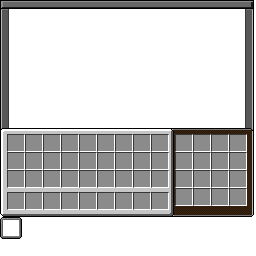
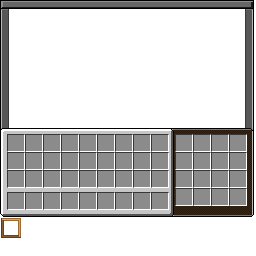
Layer changes from the first 256 × 256 image to the second:
painted on "Advanced turtle gui" over [left=0, top=217, right=22, bottom=239]
